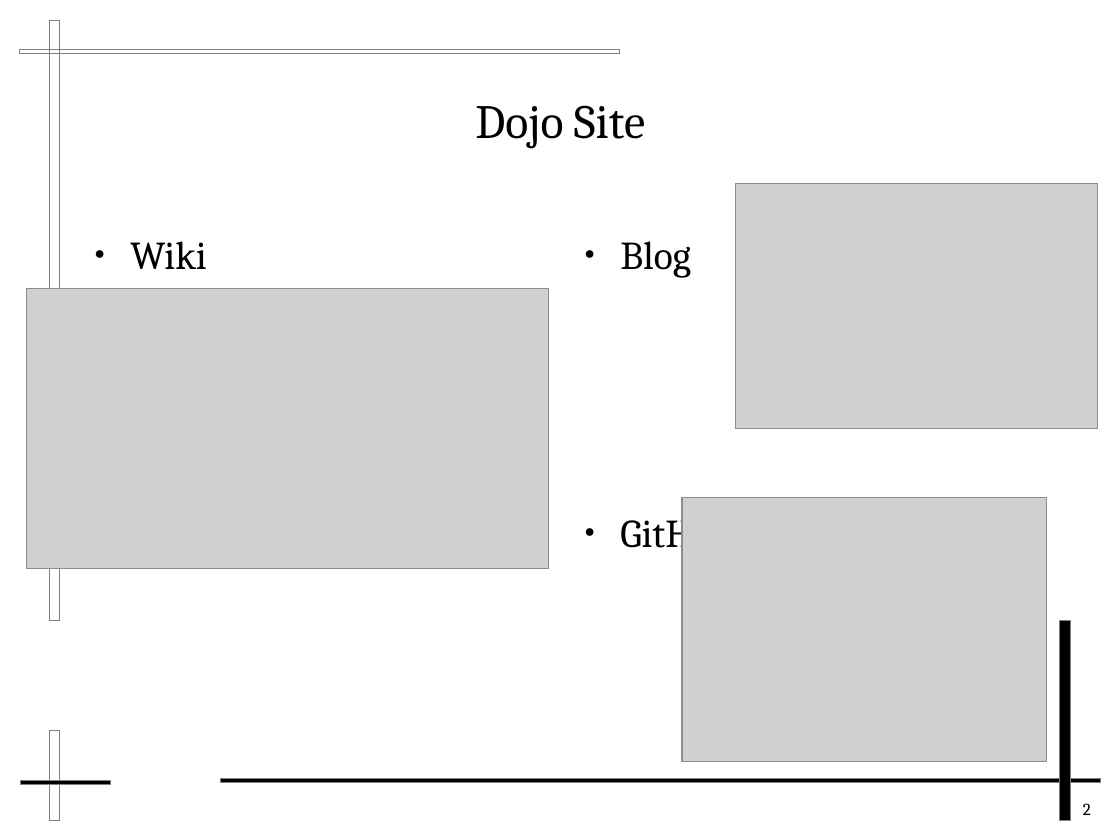
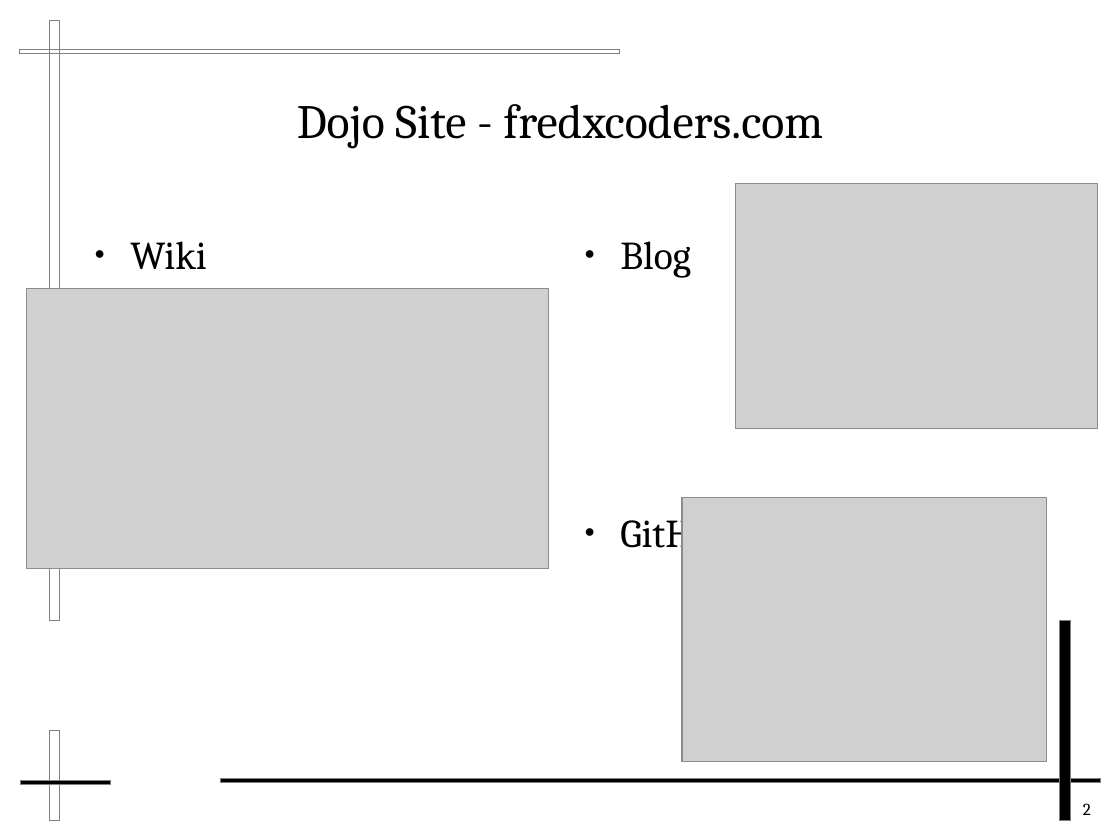
Before and after one commit to FredXCoders/HelloDojo, a slide deck: slide 2 of lessons/Intro to Java.odp. Drawn at 1120x840 pixels with LibreOffice and Linux fonts; fonts in the diff are those of the drawing; grey boxes stand for pictures. Boxes give left, top, right and bottom in pixels: in the first picture for what was removed or moved away, otherwise in the second. Text is boxed around its words. In the diff, an @@ line names an element or a change of style, - is before the commit and + after.

```diff
--- a/lessons/Intro to Java.odp
+++ b/lessons/Intro to Java.odp
@@ title at (297, 104, 823, 149): text changed @@
-Dojo Site
+Dojo Site - fredxcoders.com
```
Also in this commit, not shown: 1 other slide changed, 1 slide added, 2 other files.
